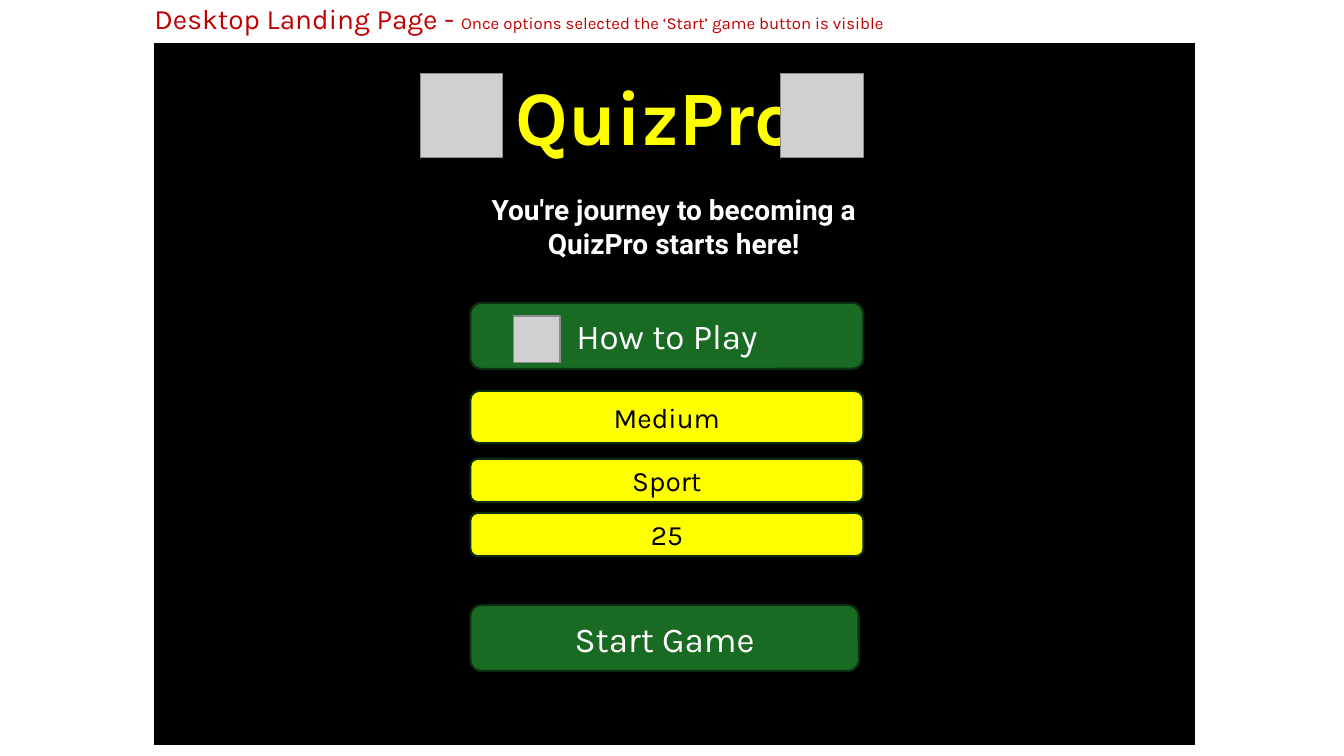
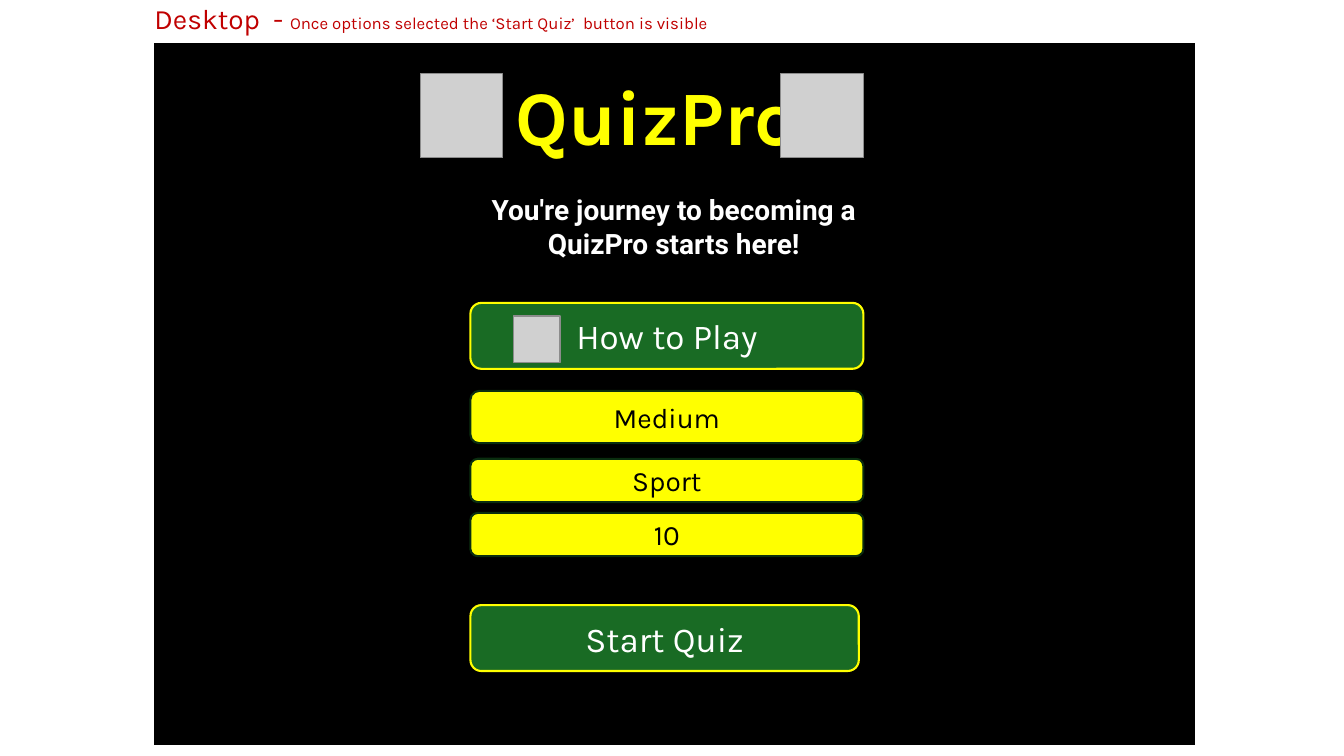
Before and after one commit to ProfessorJames/quizpro, a slide deck: slide 5 of assets/wireframes/PP2 - Wireframes.pptx (slide 4 before the commit). Drawn at 1344x756 pixels with LibreOffice and Linux fonts; fonts in the diff are those of the drawing; grey boxes stand for pictures. Boxes give left, top, right and bottom in pixels: in the first picture for what was removed or moved away, otherwise in the second. Text is boxed around its words. In the diff, an @@ line names an element or a change of style, - is before the commit and + after.

Commit message:
Update end of game messages

```diff
--- a/assets/wireframes/PP2 - Wireframes.pptx
+++ b/assets/wireframes/PP2 - Wireframes.pptx
@@ text at bbox=[154, 10, 707, 36]: text changed @@
-Desktop Landing Page - Once options selected the ‘Start’ game button is visible
+Desktop - Once options selected the ‘Start Quiz’ button is visible
@@ rounded rectangle "How to Play" at bbox=[471, 302, 864, 368]: outline #0B2F10 1.5 pt to #FFFF00 1.5 pt @@
@@ text in rounded rectangle at bbox=[654, 527, 680, 546]: text changed @@
-25
+10
@@ rounded rectangle "Start Quiz" at bbox=[471, 605, 859, 670]: outline #0B2F10 1.5 pt to #FFFF00 1.5 pt @@
@@ text in rounded rectangle at bbox=[585, 628, 744, 658]: text changed @@
-Start Game
+Start Quiz
```
Also in this commit, not shown: 1 other slide changed, 10 slides added, 1 other file.
